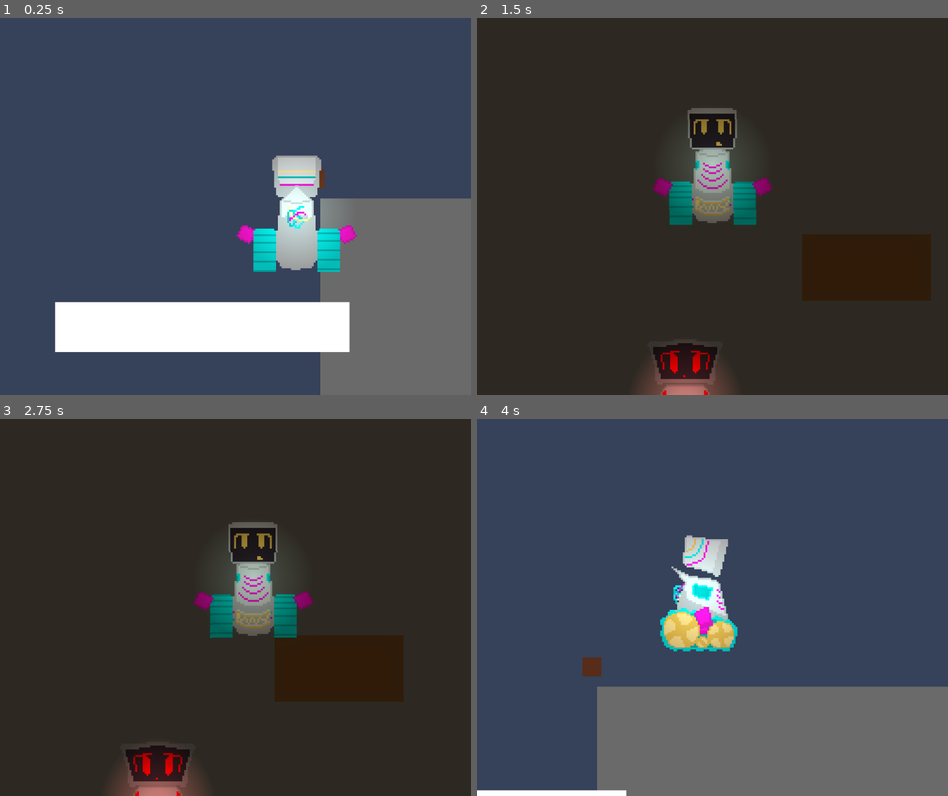
Above: before the commit, frames 1-4 (two rows, left to right).
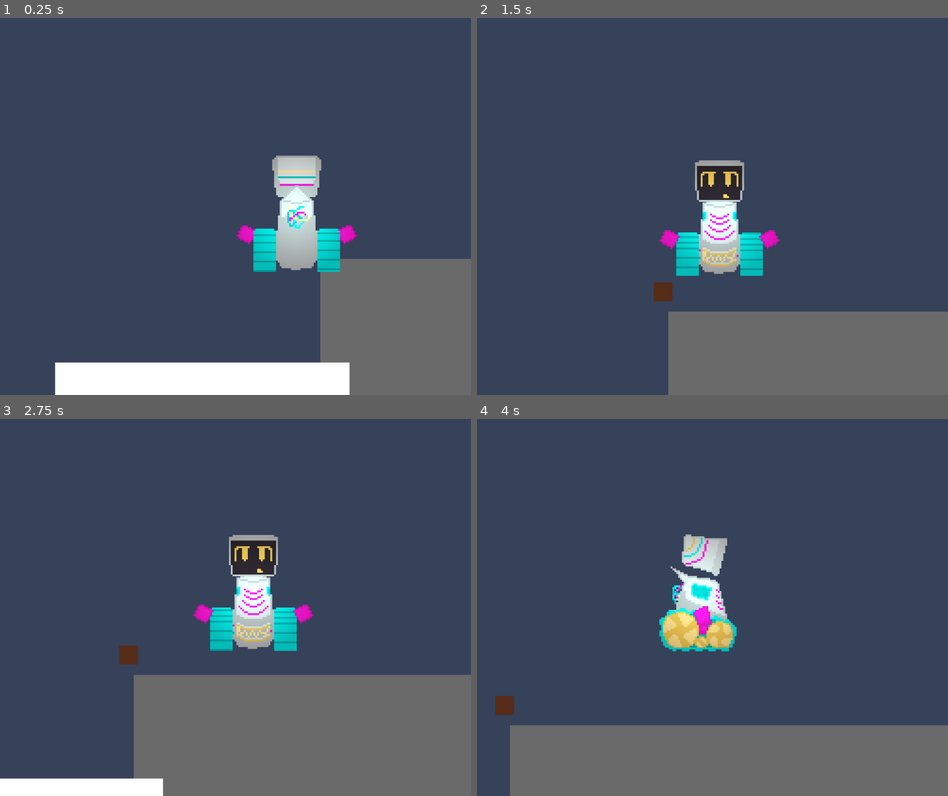
Above: after the commit, the same moments.

Repository: Kustardd/astra
Game: Godot game, scene res://scenes/world.tscn
Two runs of this game, one before a commit and one after it. Both use one fixed random seed, a clock stepped at 60 frames per second and the inputs below.
Inputs:
- Up to frame 1 (0.25 s): no input
- Up to frame 2 (1.5 s): hold D (right) 0.53-1.28 s; hold W (front) 0.53-1.28 s; hold S (back) from 1.28 s (still down); tap E (interact) at 1.35 s
- Up to frame 3 (2.75 s): release S (back) at 2.03 s; hold D (right) from 2.03 s (still down); hold W (front) from 2.03 s (still down)
- Up to frame 4 (4 s): release W (front) at 2.78 s; tap E (interact) at 2.85 s; release D (right) at 3.53 s; hold A (left) from 3.53 s (still down); hold W (front) from 3.53 s (still down)

The runs differ from the first frame. In frame 1, 19% of the frame differs, in the area x 11-100%, y 40-100%; in frame 2, 100%, in the area x 0-100%, y 0-100%; in frame 3, 100%; in frame 4, 13%.

Commit message:
adjusting hitboxes

Diff:
--- a/scenes/astra.tscn
+++ b/scenes/astra.tscn
@@ -26,7 +26,7 @@
 fill_to = Vector2(1, 0.5)
 
 [sub_resource type="RectangleShape2D" id="RectangleShape2D_0ugm7"]
-size = Vector2(184, 164)
+size = Vector2(184, 92)
 
 [sub_resource type="AtlasTexture" id="AtlasTexture_j0skc"]
 atlas = ExtResource("2_0nvx1")
@@ -390,31 +390,36 @@
 inv = ExtResource("2_t3h82")
 
 [node name="PointLight2D2" type="PointLight2D" parent="." unique_id=1525343907]
+position = Vector2(0, -128)
 color = Color(0.38883767, 0.54245, 0.54245, 1)
 texture = SubResource("GradientTexture2D_t3h82")
 
 [node name="Astra Hurtbox" type="CollisionShape2D" parent="." unique_id=334826191]
-position = Vector2(0, 46)
+position = Vector2(0, -46)
 shape = SubResource("RectangleShape2D_0ugm7")
 
 [node name="Body" type="AnimatedSprite2D" parent="." unique_id=1345246276]
 y_sort_enabled = true
 texture_filter = 1
+position = Vector2(0, -128)
 sprite_frames = SubResource("SpriteFrames_wgpu7")
 animation = &"Front"
 
 [node name="Treads" type="AnimatedSprite2D" parent="." unique_id=1480341040]
 texture_filter = 1
+position = Vector2(0, -128)
 sprite_frames = SubResource("SpriteFrames_hdqc5")
 animation = &"Back"
 
 [node name="Bumps" type="AnimatedSprite2D" parent="." unique_id=74732400]
 texture_filter = 1
+position = Vector2(0, -128)
 sprite_frames = SubResource("SpriteFrames_6kg0m")
 animation = &"Front"
 
 [node name="Head" type="AnimatedSprite2D" parent="." unique_id=583319050]
 texture_filter = 1
+position = Vector2(0, -128)
 sprite_frames = SubResource("SpriteFrames_2arpm")
 animation = &"Back"
 script = ExtResource("8_t3h82")
@@ -423,6 +428,7 @@
 
 [node name="Arm" type="AnimatedSprite2D" parent="." unique_id=809656082]
 texture_filter = 1
+position = Vector2(0, -128)
 sprite_frames = SubResource("SpriteFrames_80elw")
 animation = &"Front"
 script = ExtResource("8_t3h82")
@@ -430,6 +436,7 @@
 wobbleStrength = 2
 
 [node name="Camera2D" type="Camera2D" parent="." unique_id=1423717219]
+position = Vector2(0, -128)
 position_smoothing_enabled = true
 script = ExtResource("10_t3h82")
 
--- a/scenes/npc_1.tscn
+++ b/scenes/npc_1.tscn
@@ -21,7 +21,7 @@
 }]
 
 [sub_resource type="RectangleShape2D" id="RectangleShape2D_2arpm"]
-size = Vector2(206, 181)
+size = Vector2(184, 88.5)
 
 [sub_resource type="AtlasTexture" id="AtlasTexture_tr1an"]
 atlas = ExtResource("3_xr7qm")
@@ -54,26 +54,30 @@
 
 [node name="Body" type="Sprite2D" parent="." unique_id=132600005]
 texture_filter = 1
+position = Vector2(0, -160)
 texture = ExtResource("1_rga5l")
 
 [node name="Arm" type="AnimatedSprite2D" parent="." unique_id=1321089872]
 texture_filter = 1
+position = Vector2(0, -160)
 sprite_frames = SubResource("SpriteFrames_2arpm")
 script = ExtResource("3_3w2wa")
 wobbleLength = 2
 wobbleStrength = 2
 
 [node name="CollisionShape2D" type="CollisionShape2D" parent="." unique_id=1621240099]
-position = Vector2(0, 70)
+position = Vector2(0, -43.75)
 shape = SubResource("RectangleShape2D_2arpm")
 
 [node name="Head" type="AnimatedSprite2D" parent="." unique_id=1340182975]
 texture_filter = 1
+position = Vector2(0, -160)
 sprite_frames = SubResource("SpriteFrames_80elw")
 script = ExtResource("3_3w2wa")
 wobbleLength = 2
 wobbleStrength = 2
 
 [node name="PointLight2D" type="PointLight2D" parent="." unique_id=208394868]
+position = Vector2(0, -160)
 color = Color(1.1552361, 0.5006691, 0.5006691, 1)
 texture = SubResource("GradientTexture2D_80elw")
--- a/scenes/room_1.tscn
+++ b/scenes/room_1.tscn
@@ -127,6 +127,15 @@
 
 [node name="Rendering2" type="Node2D" parent="." unique_id=1090789742]
 
+[node name="Astra" parent="Rendering2" unique_id=445600270 instance=ExtResource("1_0tsjr")]
+y_sort_enabled = true
+position = Vector2(-105, -204.99997)
+rotation = -0.005225073
+
+[node name="NPC 1" parent="Rendering2" unique_id=1215763232 instance=ExtResource("4_xhekj")]
+y_sort_enabled = true
+position = Vector2(-358, -28)
+
 [node name="WorldEnvironment" type="WorldEnvironment" parent="Rendering2" unique_id=192358214]
 environment = SubResource("Environment_80elw")
 compositor = SubResource("Compositor_8oql1")
@@ -134,12 +143,5 @@
 [node name="CanvasModulate" type="CanvasModulate" parent="Rendering2" unique_id=110094]
 color = Color(0.5704933, 0.53745735, 0.4877851, 1)
 
-[node name="Astra" parent="Rendering2" unique_id=445600270 instance=ExtResource("1_0tsjr")]
-position = Vector2(-109, -259)
-rotation = -0.005225073
-
-[node name="NPC 1" parent="." unique_id=1215763232 instance=ExtResource("4_xhekj")]
-position = Vector2(-167, 298)
-
 [connection signal="body_entered" from="Area2D" to="Area2D" method="_on_body_entered"]
 [connection signal="body_exited" from="Area2D" to="Area2D" method="_on_body_exited"]
